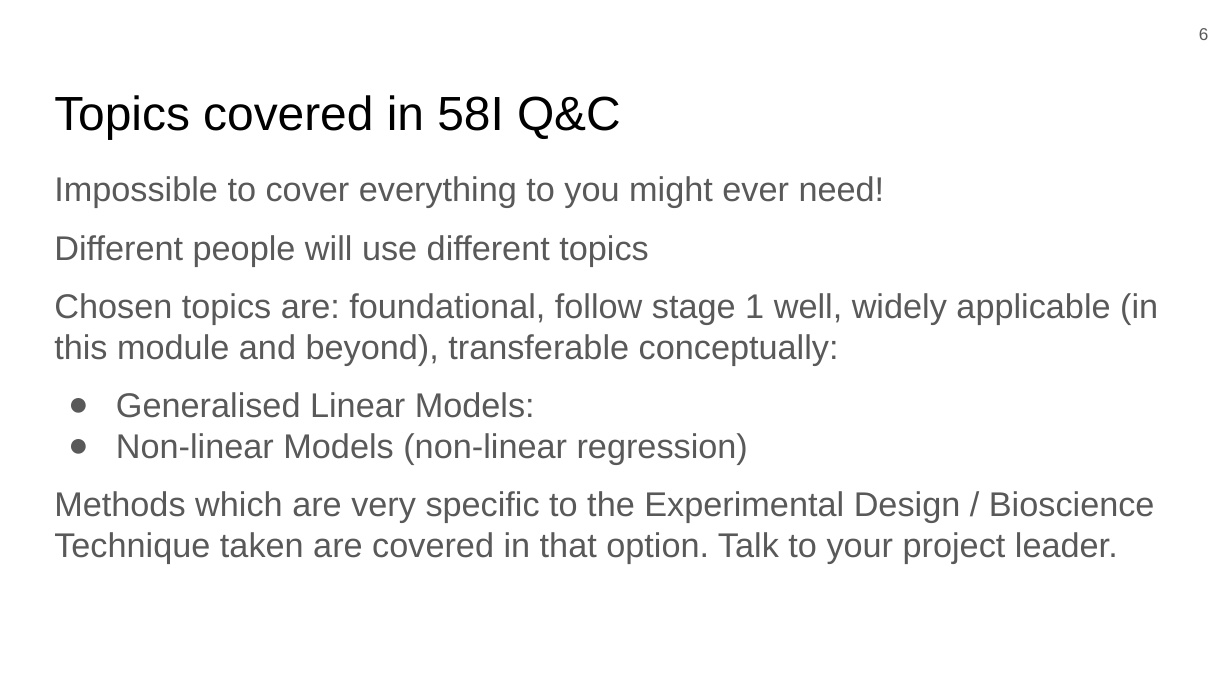
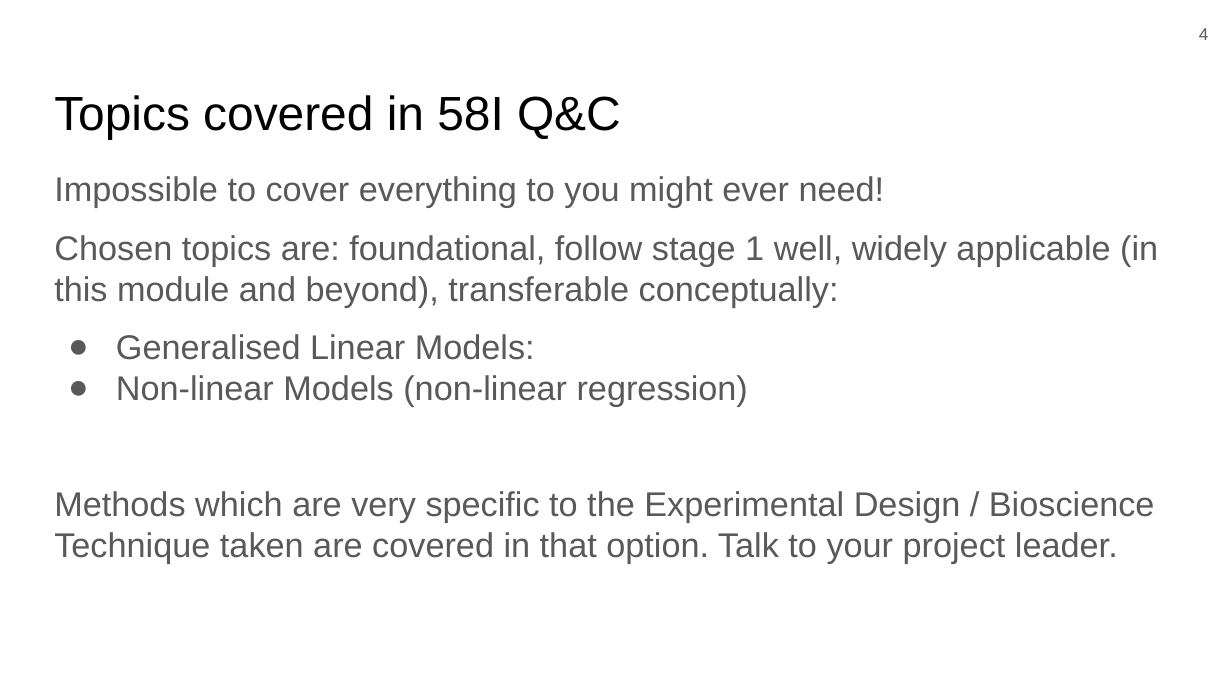
Before and after one commit to 3mmaRand/58I_quant_and_comp_2019, a slide deck: slide 4 of slides/introduction_2019.pptx (slide 6 before the commit). Drawn at 1232x693 pixels with LibreOffice and Linux fonts; fonts in the diff are those of the drawing; background and template pictures are left out. Boxes give left, top, right and bottom in pixels: in the first picture for what was removed or moved away, otherwise in the second. Text is boxed around its words. In the diff, an @@ line names an element or a change of style, - is before the commit and + after.

```diff
--- a/slides/introduction_2019.pptx
+++ b/slides/introduction_2019.pptx
@@ page number at [1199, 28, 1209, 40]: text changed @@
-6
+4
@@ text at [54, 235, 648, 266]: paragraph removed @@
-Different people will use different topics
```
Also in this commit, not shown: 8 other slides changed, 2 slides removed, 3 other files.
